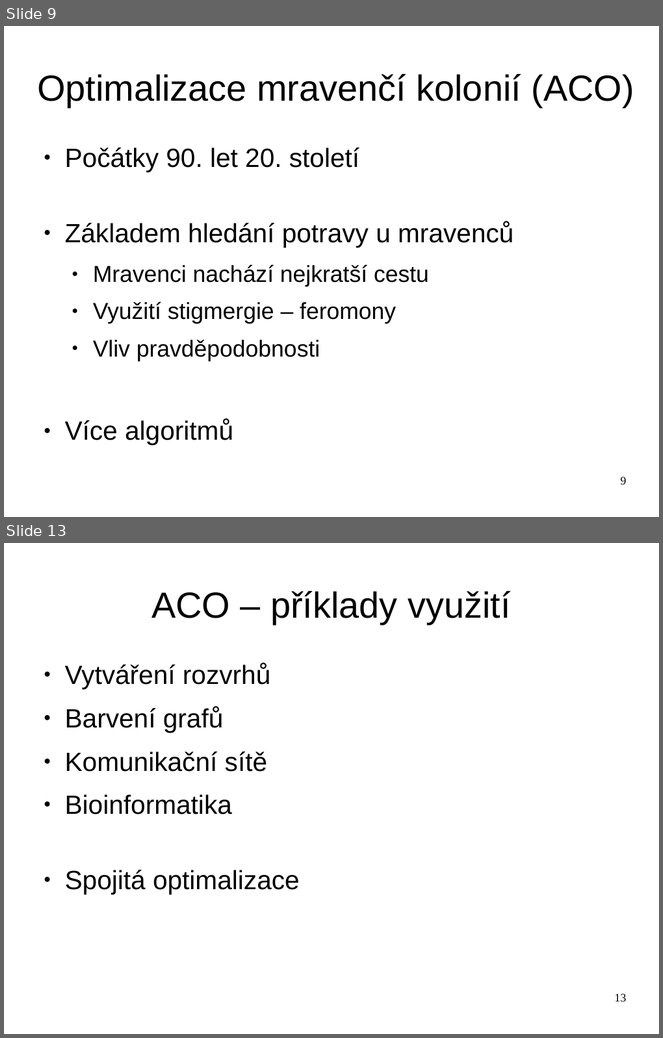
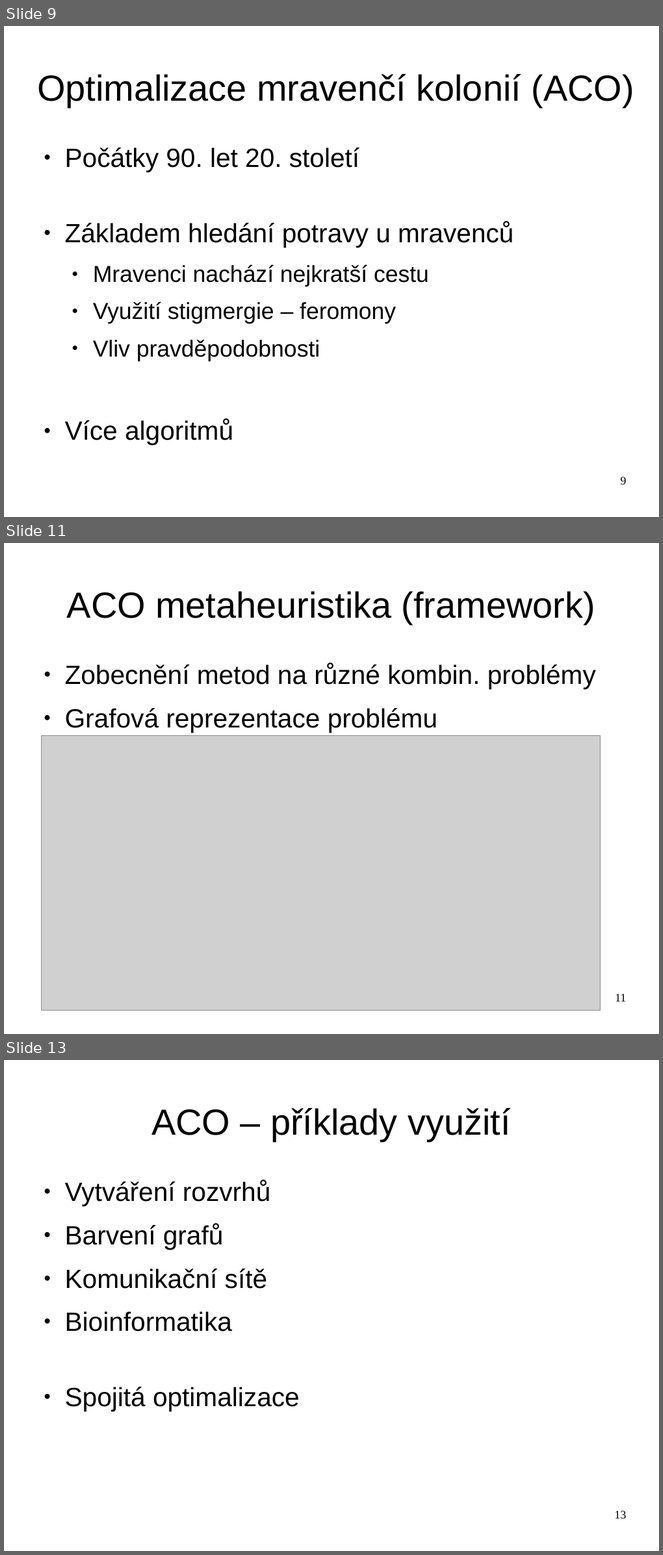
Before and after one commit to hellerstanislav/sin, a slide deck: presentation/swarm.odp. Shown one above the other, each under a label of ours: slides 9 and 13 before the commit, slides 9, 11 and 13 after it; the slides between them are not shown. The pictures are 663x1038 and 663x1555 pixels, drawn with LibreOffice and Linux fonts; fonts in the diff are those of the drawing; grey boxes stand for pictures. Boxes give left, top, right and bottom in pixels: in the first picture for what was removed or moved away, otherwise in the second. Text is boxed around its words. In the diff, an @@ line names an element or a change of style, - is before the commit and + after.

```diff
--- a/presentation/swarm.odp
+++ b/presentation/swarm.odp
@@ slide 11 added at (4,543,659,1034), background #FFFFFF @@
@@ title added at (67,591,596,624), 44 pt, text #000000 @@
+ACO metaheuristika (framework)
@@ text added at (65,663,596,733), 32 pt, text #000000 @@
+● Zobecnění metod na různé kombin. problémy
+● Grafová reprezentace problému
@@ picture added at (42,735,601,1012) @@
@@ page number added at (615,994,626,1002), 14 pt, text #000000 @@
+11
```
Also in this commit, not shown: 2 slides changed, 1 slide removed, 2 other files.
